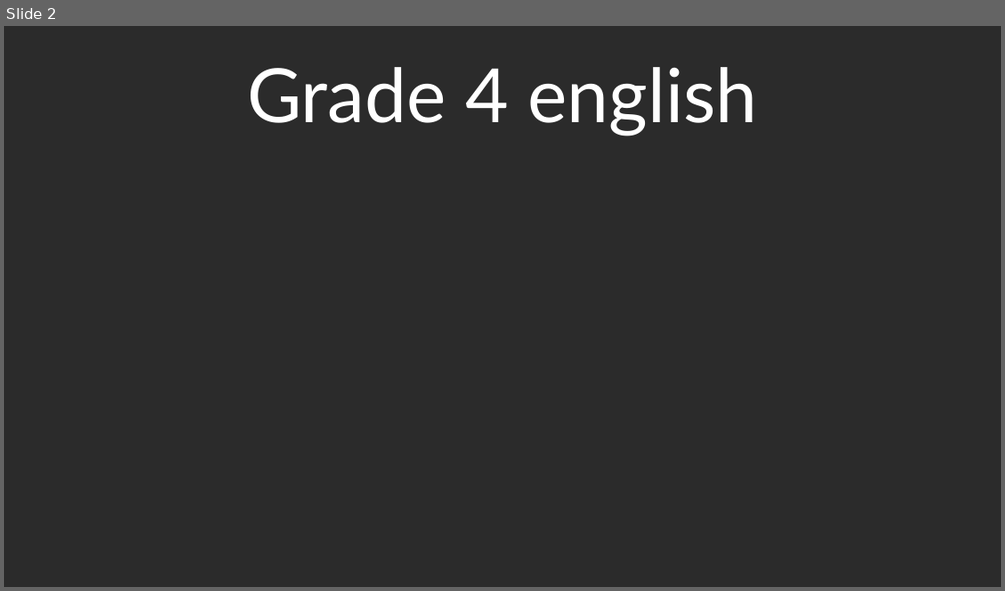
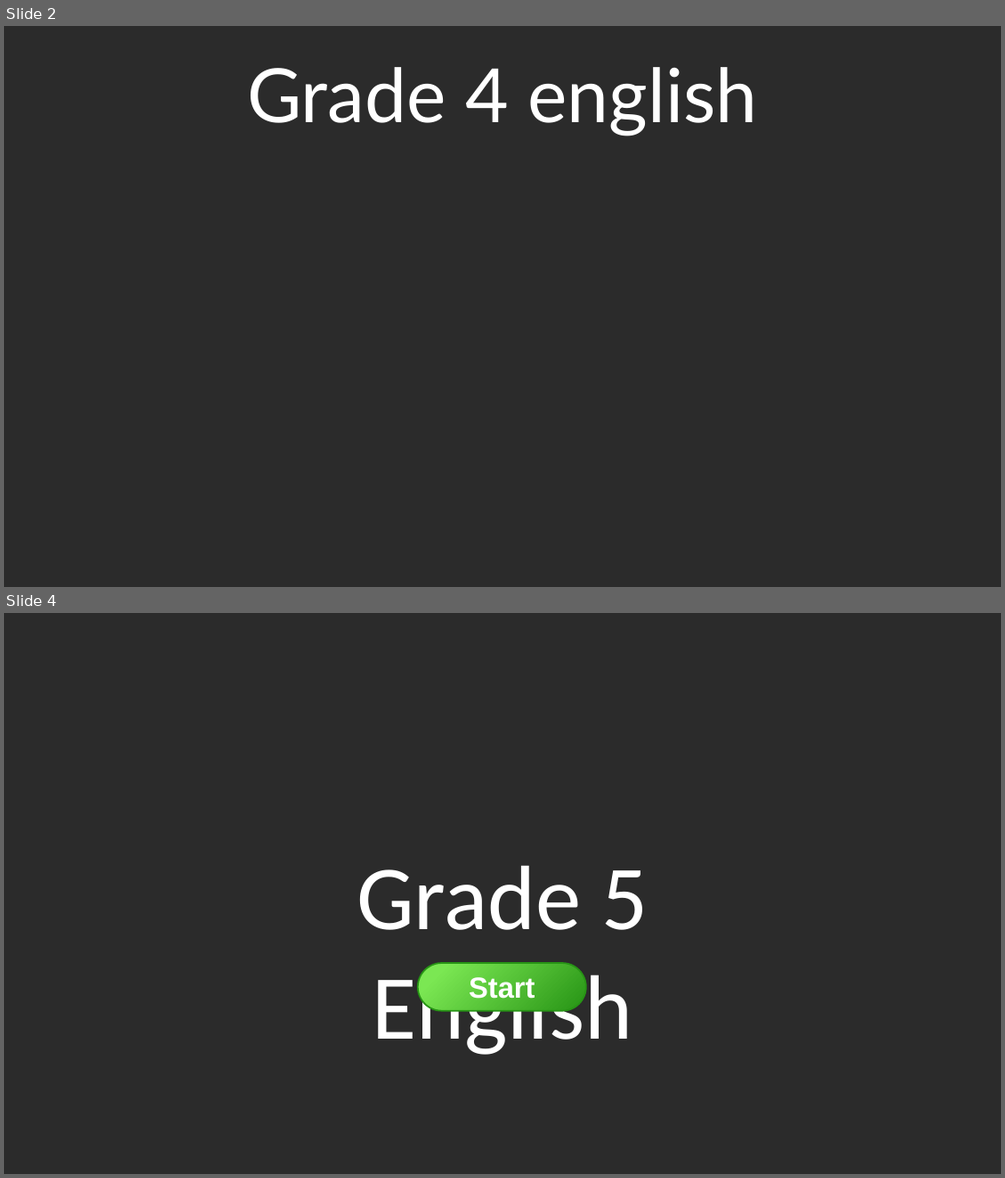
Before and after one commit to ntrk08/english-stefano, a slide deck: main.pptx. Shown one above the other, each under a label of ours: slide 2 before the commit, slides 2 and 4 after it; the slides between them are not shown. The pictures are 1005x591 and 1005x1178 pixels, drawn with LibreOffice and Linux fonts; fonts in the diff are those of the drawing; background and template pictures are left out; a plain dark background stands for a picture behind light text. Boxes give left, top, right and bottom in pixels: in the first picture for what was removed or moved away, otherwise in the second. Text is boxed around its words. In the diff, an @@ line names an element or a change of style, - is before the commit and + after.

```diff
--- a/main.pptx
+++ b/main.pptx
@@ slide 4 added at [4, 613, 1001, 1174], background picture (left out) @@
@@ text added at [356, 865, 648, 1054], 88 pt, text #FFFFFF @@
+Grade 5 English
@@ rounded rectangle added at [418, 963, 586, 1011], fill gradient #7BE753 to #279415, outline #279415 1.5 pt, 28 pt, text #FFFFFF, bold @@
+Start
```
Also in this commit, not shown: 1 slide changed, 5 other slides added, 2 other files.
